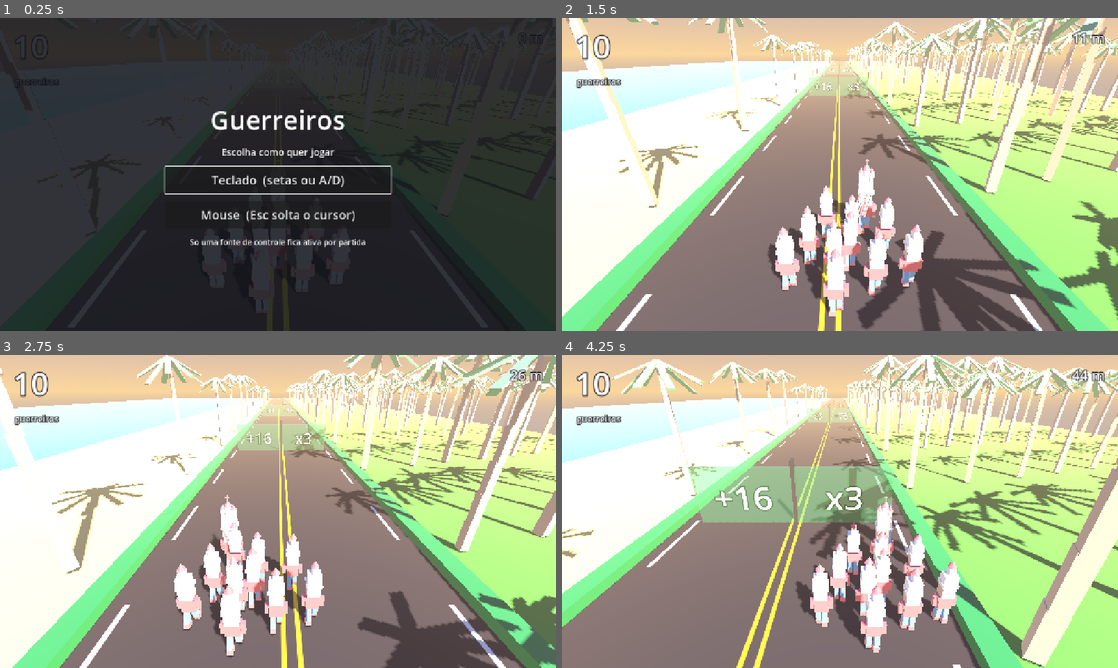
Above: before the commit, frames 1-4 (two rows, left to right).
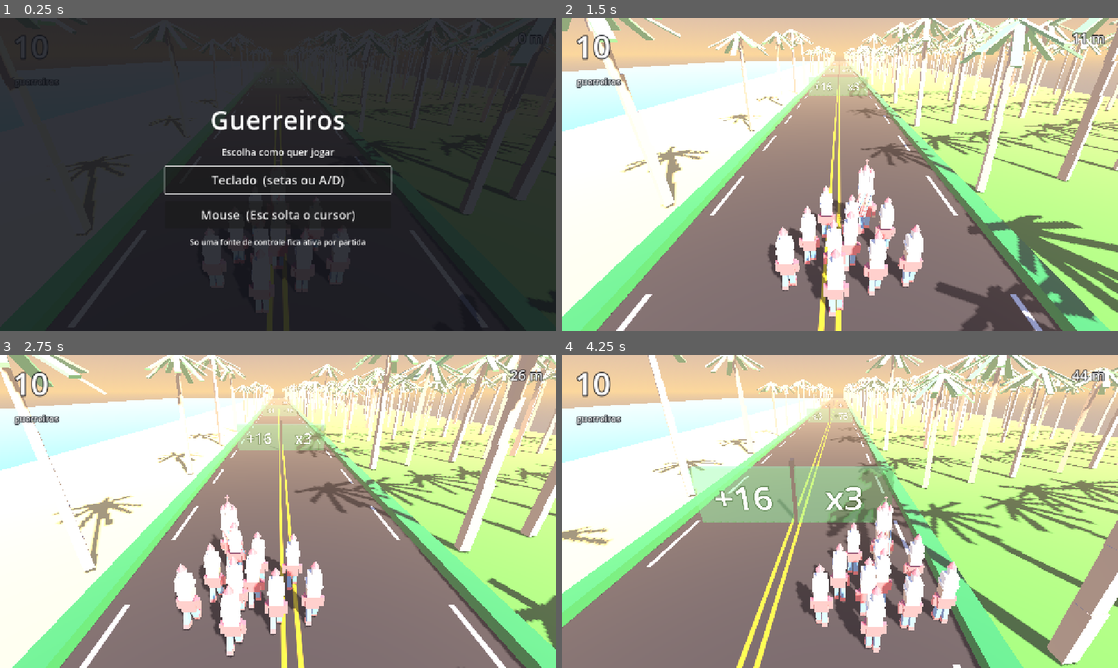
Above: after the commit, the same moments.

Repository: 3runorocha/COMP381-Projeto
Game: Godot game, scene res://scenes/Main.tscn
Two runs of this game, one before a commit and one after it. Both use one fixed random seed, a clock stepped at 60 frames per second and the inputs below.
Inputs (mouse positions are in pixels of both pictures, inside the frame that each line leads up to):
- Up to frame 1 (0.25 s): no input
- Up to frame 2 (1.5 s): click "Teclado (setas ou A/D)" at 0.5 s; tap Enter (ui_accept) at 1.25 s; move the mouse to (962, 158) at 1.27 s; hold Right (mover_direita) from 1.28 s (still down); click (962, 158) at 1.42 s
- Up to frame 3 (2.75 s): tap Enter (ui_accept) at 1.52, 2.27 s; move the mouse to (166, 527) at 2.02 s; release Right (mover_direita) at 2.03 s; hold Left (mover_esquerda) from 2.03 s (still down)
- Up to frame 4 (4.25 s): move the mouse to (895, 442) at 2.77 s; release Left (mover_esquerda) at 2.78 s; hold Right (mover_direita) from 2.78 s (still down); move the mouse to (812, 574) at 3.52 s; click (812, 574) at 3.67 s; tap Enter (ui_accept) at 3.77 s

The runs differ from the first frame. In frame 1, less than 0.1% of the frame differs, in the area x 81-100%, y 38-61%; in frame 2, 25%, in the area x 0-100%, y 0-100%; in frame 3, 21%; in frame 4, 24%.

Commit message:
Cenario vira tapete que se repete, e a piscada acaba de vez
Ideia de Bruno. Afastar o gatilho de reciclagem so tinha diminuido o
problema, porque a causa continuava la: reposicionar um objeto perto da
camera faz a sombra dele sumir de repente, e sempre havera uma distancia em
que isso acontece.

Agora nada se move em relacao a nada. O cenario e um tapete periodico e o no
inteiro salta de uma vez, em passos de exatamente um periodo. Como o tapete
se repete, o salto cai sobre geometria identica a que saiu do lugar, e nao
existe instante em que algo apareca ou desapareca.

A periodicidade vem do sorteio, nao de copiar trechos: a vaga i e a vaga
i mais por_periodo recebem o MESMO sorteio de giro e tamanho. Sorteando por
copia, o salto trocaria um coqueiro por outro diferente e o problema
voltaria com outra cara.

A cauda precisa ser MAIOR que o periodo. O salto move o cenario um periodo
de uma vez, entao a cobertura de tras oscila nessa amplitude: com cauda
igual ao periodo havia um instante, logo apos cada salto, com cobertura zero
atras do jogador.

Verificado: 390 coqueiros, todo salto valendo exatamente um periodo,
cobertura de 311 a frente e 65 atras.

Co-Authored-By: Claude Opus 5 <noreply@anthropic.com>

Diff:
--- a/scripts/pista/roadside.gd
+++ b/scripts/pista/roadside.gd
@@ -1,19 +1,38 @@
 extends Node3D
-## Coqueiros dos dois lados da orla, reciclados como os portoes.
+## Coqueiros da orla, em trecho que se repete.
 ##
 ## Nao e so enfeite. Sem nada passando de lado, o jogador nao tem referencial
 ## para perceber velocidade, e a escalada do jogo, que e o coracao da
-## dificuldade, fica invisivel. Os coqueiros resolvem isso.
+## dificuldade, fica invisivel.
 ##
-## Reciclados pelo mesmo motivo dos portoes: o chao desliza junto com o
-## jogador, entao nada pode ficar preso a ele.
+## A versao anterior reciclava coqueiro por coqueiro, movendo cada um para a
+## frente quando ficava para tras. Isso piscava: a sombra de um coqueiro de 9
+## de altura continua caindo no quadro bem depois de ele proprio sair, e
+## reposicionar ali fazia a sombra sumir de repente. Afastar o gatilho so
+## diminuiu o problema, nao acabou com ele.
+##
+## Agora o cenario inteiro e um TRECHO que se repete. Nada se move em relacao
+## a nada: so este no desliza, em saltos de exatamente um periodo. Como os
+## trechos sao copias identicas, o salto cai sobre geometria igual a que saiu
+## do lugar, e nao existe instante em que algo apareca ou desapareca.
+##
+## Isso exige que os trechos sejam IGUAIS entre si. O sorteio de rotacao e
+## escala acontece uma vez, na montagem do primeiro, e e repetido nos demais;
+## sorteando por copia, o salto trocaria um coqueiro por outro diferente e o
+## problema voltaria com outra cara.
 
 @export var cena_coqueiro: PackedScene
-## Quantos coqueiros por fileira ficam vivos ao mesmo tempo.
+## Comprimento do trecho que se repete.
+@export var periodo: float = 130.0
+## Quanto o tapete se estende PARA TRAS do ponto de salto.
 ##
-## Subiu junto com a margem de reciclagem: parte da fileira passa a ser gasta
-## atras do jogador, e sem compensar, o fim dela entraria no campo de visao.
-@export var por_fileira: int = 19
+## Precisa ser maior que o periodo mais a folga desejada. O salto move o
+## cenario um periodo inteiro de uma vez, entao a cobertura de tras oscila
+## nessa mesma amplitude: com 130 de periodo e 130 de cauda, haveria um
+## instante, logo apos cada salto, com cobertura zero atras do jogador.
+@export var cauda: float = 195.0
+## Quanto o tapete se estende para a FRENTE.
+@export var alcance: float = 300.0
 ## Distancia entre um coqueiro e o seguinte, na mesma fileira.
 @export var espacamento: float = 13.0
 ## Afastamento da fileira que fica junto da ciclofaixa. A pista util vai ate 6.4.
@@ -24,21 +43,9 @@
 ## calcada e mais nada, e do lado de terra ha mata. Espelhar os dois lados
 ## apagaria justamente o que faz um lado ser praia e o outro nao.
 @export var fileiras_grama: int = 8
-## Com nove fileiras, o passo precisa caber dentro do gramado, que vai ate
-## x = 46. As copas se sobrepoem de proposito: separadas o bastante para nao
-## se tocarem, a mata vira pomar enfileirado.
 @export var passo_entre_fileiras: float = 4.4
-## Quanto o coqueiro precisa ficar para tras antes de ser reciclado.
-##
-## Nao basta estar atras da CAMERA. O coqueiro tem 9 de altura e o sol vem de
-## cima e de lado, entao a sombra dele continua caindo dentro do quadro bem
-## depois de ele proprio ter saido. Reciclando cedo demais, a sombra some de
-## repente e o tamanho muda no mesmo instante, e isso aparece como piscada.
-@export var margem_atras: float = 48.0
 
 var _player: Node3D = null
-var _coqueiros: Array[Node3D] = []
-var _alcance: float = 0.0
 var _rng := RandomNumberGenerator.new()
 
 
@@ -48,45 +55,56 @@
     if cena_coqueiro == null:
         push_warning("roadside: cena_coqueiro nao definida.")
         return
+    _plantar()
 
-    _alcance = float(por_fileira) * espacamento
 
-    # Lado do mar: so a fileira da calcada. Lado do gramado: essa mais as
-    # extras, cada uma mais afastada.
+func _process(_delta: float) -> void:
+    if _player == null:
+        return
+    # Interpolada, pelo mesmo motivo da camera e do cordao: a posicao crua anda
+    # em degraus de 60 Hz, e isso apareceria como tranco no cenario inteiro.
+    var z := Comum.posicao_suave(_player).z
+    # Salta de periodo em periodo. Deslizar continuamente faria o cenario
+    # andar junto com o jogador, que e o oposto do que se quer.
+    position.z = floorf(z / periodo) * periodo
+
+
+## Monta o tapete de coqueiros, com o sorteio repetindo a cada periodo.
+##
+## Nao ha copias de um trecho: ha uma fileira longa em que a vaga `i` e a vaga
+## `i + por_periodo` recebem o MESMO sorteio. E isso que torna o tapete
+## periodico, e e a periodicidade que faz o salto ser invisivel: depois de
+## andar um periodo, cada vaga esta ocupada por um coqueiro igual ao que
+## ocupava aquele ponto antes.
+func _plantar() -> void:
+    var por_periodo := int(round(periodo / espacamento))
+    var vagas := int(ceil((cauda + alcance) / espacamento))
+
     var fileiras: Array[float] = [-afastamento, afastamento]
     for k in fileiras_grama:
         fileiras.append(afastamento + float(k + 1) * passo_entre_fileiras)
 
     for f in fileiras.size():
-        var x_base: float = fileiras[f]
-        for i in por_fileira:
+        # Sorteio de um periodo, reaproveitado ao longo de toda a fileira.
+        var desvios: Array[float] = []
+        var giros: Array[float] = []
+        var tamanhos: Array[float] = []
+        for i in por_periodo:
+            desvios.append(_rng.randf_range(-0.7, 0.7))
+            giros.append(_rng.randf_range(0.0, TAU))
+            tamanhos.append(_rng.randf_range(0.82, 1.18))
+
+        # Cada fileira sai defasada da anterior, senao os coqueiros ficam em
+        # pares alinhados e a orla vira um corredor de portico.
+        var recuo := espacamento * (float(f) / float(fileiras.size()))
+
+        for i in vagas:
+            var k: int = i % por_periodo
             var arvore: Node3D = cena_coqueiro.instantiate()
             add_child(arvore)
-            _variar(arvore)
-            # Cada fileira sai defasada da anterior, senao os coqueiros ficam
-            # em pares alinhados e a orla vira um corredor de portico.
-            var recuo := espacamento * (float(f) / float(fileiras.size()))
             arvore.position = Vector3(
-                x_base + _rng.randf_range(-0.7, 0.7),
+                fileiras[f] + desvios[k],
                 0.0,
-                -float(i) * espacamento - recuo)
-            _coqueiros.append(arvore)
-
-
-func _process(_delta: float) -> void:
-    if _player == null:
-        return
-    # Interpolada, pelo mesmo motivo da camera e do cordao: a posicao crua
-    # anda em degraus de 60 Hz e isso apareceria como tranco no cenario.
-    var z := Comum.posicao_suave(_player).z
-    for arvore in _coqueiros:
-        if arvore.global_position.z > z + margem_atras:
-            arvore.global_position.z -= _alcance
-            _variar(arvore)
-
-
-## Gira e redimensiona um pouco, para a fileira nao parecer copias do mesmo
-## objeto repetidas em intervalo fixo.
-func _variar(arvore: Node3D) -> void:
-    arvore.rotation.y = _rng.randf_range(0.0, TAU)
-    arvore.scale = Vector3.ONE * _rng.randf_range(0.82, 1.18)
+                cauda - float(i) * espacamento - recuo)
+            arvore.rotation.y = giros[k]
+            arvore.scale = Vector3.ONE * tamanhos[k]
